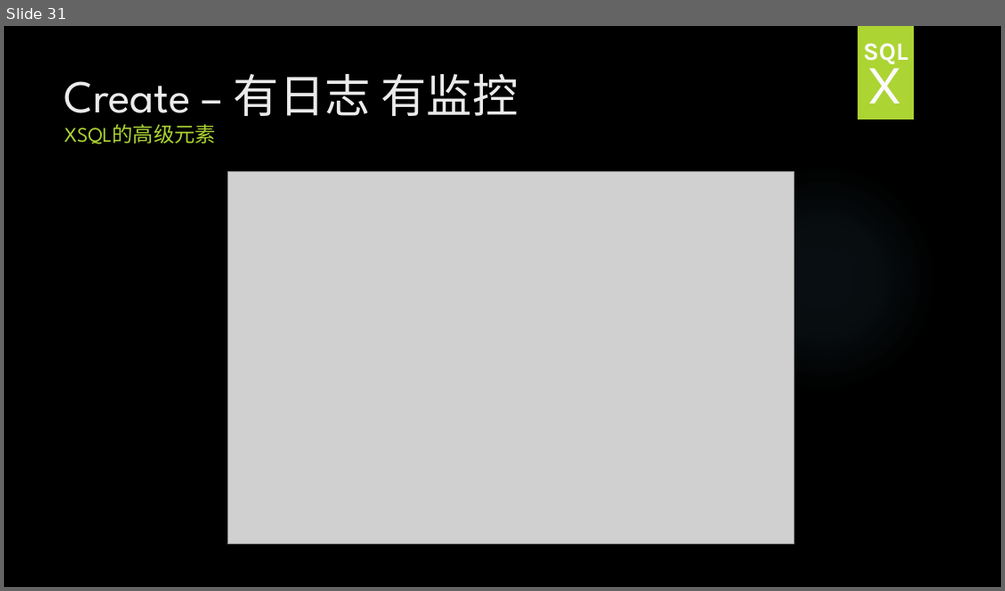
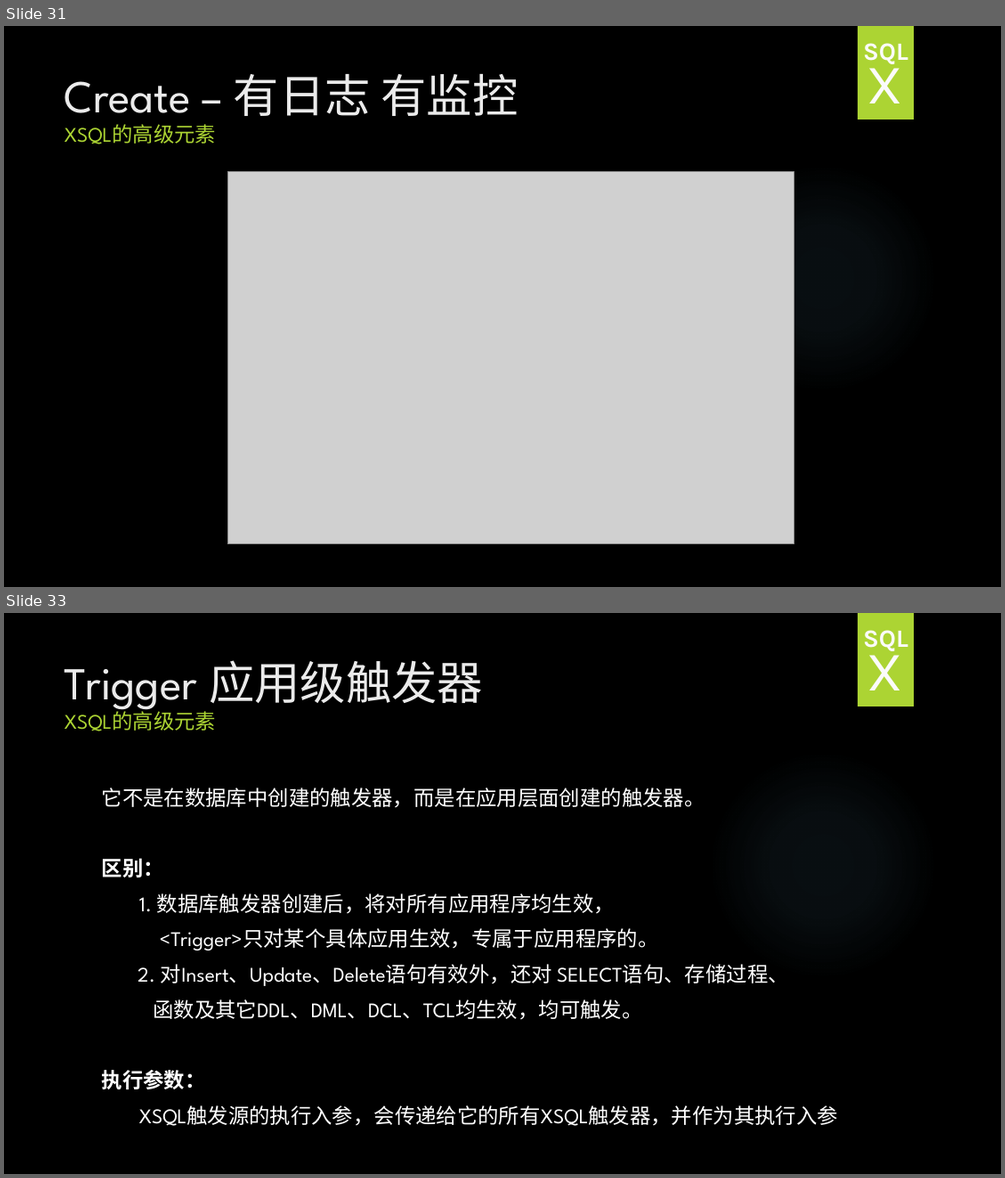
Before and after one commit to HY-ZhengWei/hy.common.XJava, a slide deck: doc/XSQL技术交流.pptx. Shown one above the other, each under a label of ours: slide 31 before the commit, slides 31 and 33 after it; the slides between them are not shown. The pictures are 1005x591 and 1005x1178 pixels, drawn with LibreOffice and Linux fonts; fonts in the diff are those of the drawing; grey boxes stand for pictures; background and template pictures are left out. Boxes give left, top, right and bottom in pixels: in the first picture for what was removed or moved away, otherwise in the second. Text is boxed around its words. In the diff, an @@ line names an element or a change of style, - is before the commit and + after.

```diff
--- a/doc/XSQL技术交流.pptx
+++ b/doc/XSQL技术交流.pptx
@@ slide 33 added at (x1=4, y1=613, x2=1001, y2=1174), background picture (left out); not listed: 2 template elements that a slide beside it also shows @@
@@ text added at (x1=863, y1=630, x2=908, y2=651), 24 pt, text pattern #EBEBEB on #FBFBFB, bold @@
+SQL
@@ title added at (x1=65, y1=660, x2=483, y2=731), 44 pt, text #EBEBEB @@
+Trigger 应用级触发器
+XSQL的高级元素
@@ text added at (x1=867, y1=640, x2=903, y2=690), 54 pt, text pattern #EBEBEB on #FBFBFB @@
+X
@@ text added at (x1=102, y1=787, x2=838, y2=1126), 20 pt, text #FFFFFF @@
+它不是在数据库中创建的触发器，而是在应用层面创建的触发器。
+区别：
+1. 数据库触发器创建后，将对所有应用程序均生效，
+<Trigger>只对某个具体应用生效，专属于应用程序的。
+2. 对Insert、Update、Delete语句有效外，还对 SELECT语句、存储过程、
+函数及其它DDL、DML、DCL、TCL均生效，均可触发。
+执行参数：
+XSQL触发源的执行入参，会传递给它的所有XSQL触发器，并作为其执行入参
```
Also in this commit, not shown: 4 slides changed, 9 other slides added.
